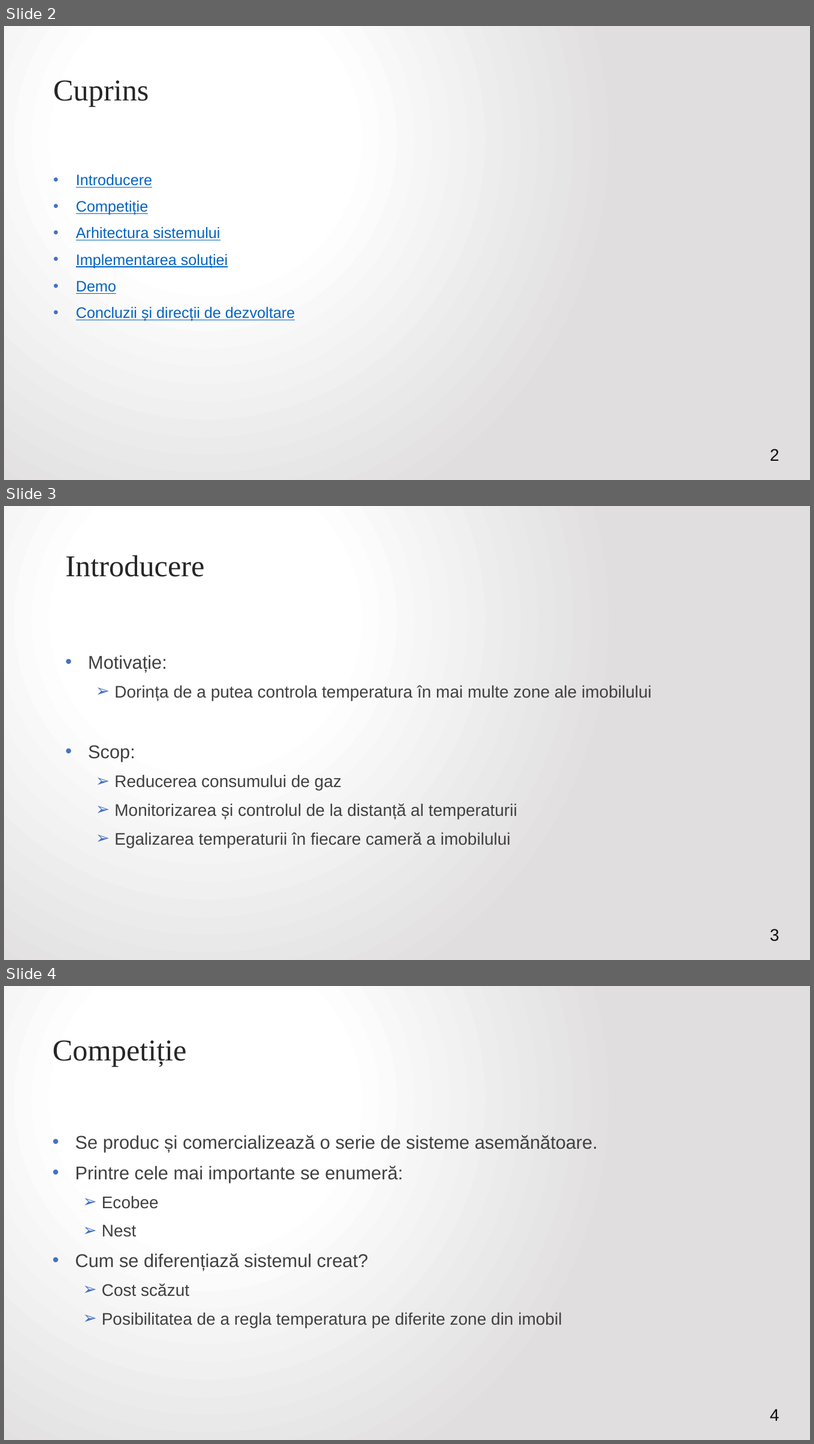
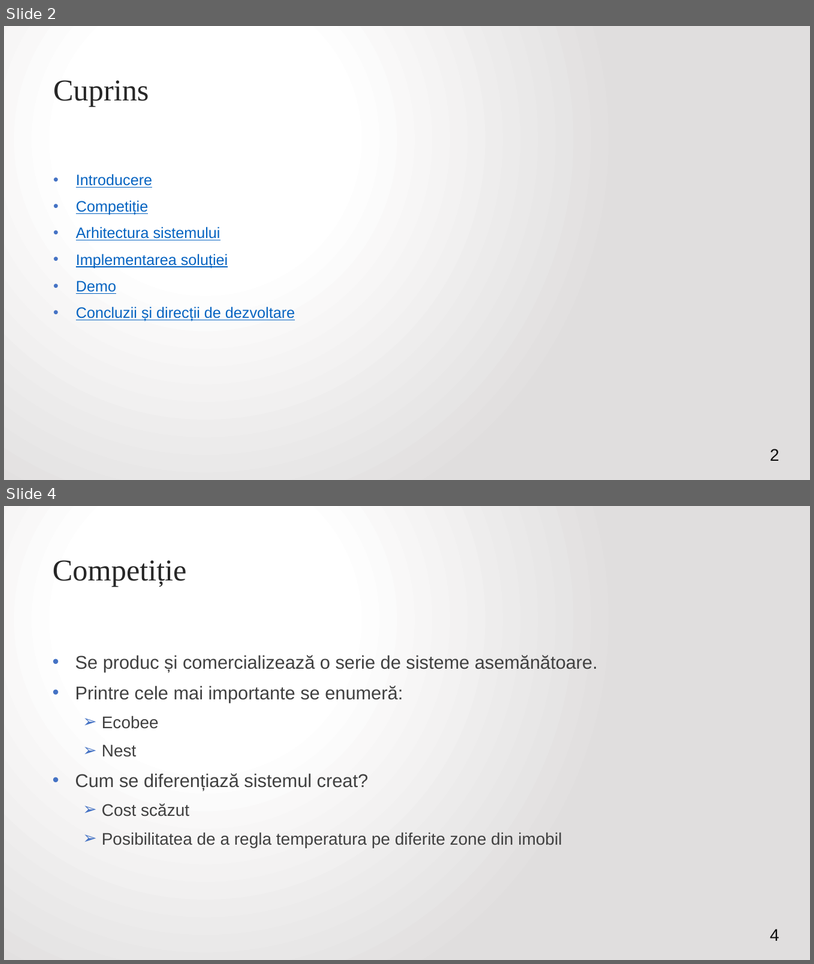
Before and after one commit to VitomirDragan/TemperatureManagement-IOT-, a slide deck: Prezentare/Termostat inteligent controlat printr-o aplicație web.pptx. Shown one above the other, each under a label of ours: slides 2, 3 and 4 before the commit, slides 2 and 4 after it; the slides between them are not shown. The pictures are 814x1444 and 814x964 pixels, drawn with LibreOffice and Linux fonts; fonts in the diff are those of the drawing. Boxes give left, top, right and bottom in pixels: in the first picture for what was removed or moved away, otherwise in the second. Text is boxed around its words. In the diff, an @@ line names an element or a change of style, - is before the commit and + after.

```diff
--- a/Prezentare/Termostat inteligent controlat printr-o aplicație web.pptx
+++ b/Prezentare/Termostat inteligent controlat printr-o aplicație web.pptx
@@ slide 3 removed at [4,506,810,960], background gradient #FFFFFF to #E1DFDF @@
@@ title removed at [65,555,204,577] @@
-Introducere
@@ text removed at [88,655,652,847] @@
-• Motivație:
-  ➢ Dorința de a putea controla temperatura în mai multe zone ale imobilului
-• Scop:
-  ➢ Reducerea consumului de gaz
-  ➢ Monitorizarea și controlul de la distanță al temperaturii
-  ➢ Egalizarea temperaturii în fiecare cameră a imobilului
@@ page number removed at [770,928,780,941] @@
-3
```
Also in this commit, not shown: 2 slides changed, 6 slides added, 1 other slide removed, 2 other files.
